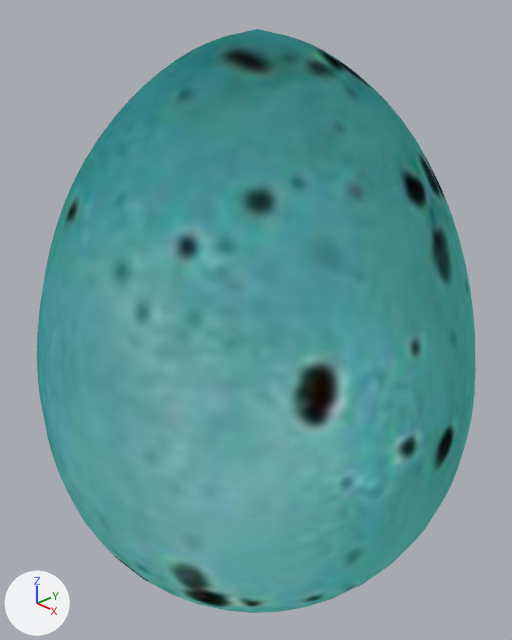
Two versions of the Blender file EGGS_/egg4.blend, one commit apart.
One viewpoint serves both versions: a 50 mm camera at (3.3, -3.12, 2.43) aimed at (-0.04, 0.03, 0.25). Arrows for +X, +Y and +Z are at lower left; the lights stay in place.
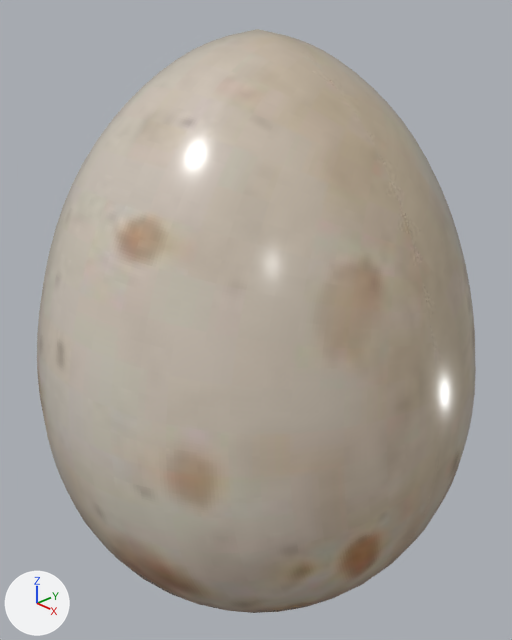
Pixel boxes [x1, y1, x2, y2] of what changed, in the pictures (512 x 640 px):
'Sphere.001', surface changed: [37, 29, 476, 613] in both

What changed in the scene script:
```text
Add img_egg_14_jpg:
    img_egg_14_jpg = load_image('egg_14.jpg', 'textures/egg_14.jpg', 512, 512, 'sRGB')
Change mat_material_001_egg_sphere3_jpg:
    add n1 = _N.new('ShaderNodeOutputMaterial'); n1.name = 'Material Output'
    add n2 = _N.new('ShaderNodeBsdfPrincipled'); n2.name = 'Principled BSDF'
    add n2.distribution = 'GGX'
    add n2.subsurface_method = 'RANDOM_WALK_SKIN'
    add n2.inputs[2].default_value = 0.232  # 'Roughness'
    add n2.inputs[13].default_value = 0.432  # 'Specular IOR Level'
    where n0 = _N.new('ShaderNodeTexImage'); n0.name = 'Image Texture'
    n0.image: img_egg_15_jpg -> img_egg_14_jpg
    n0.interpolation: 'Smart' -> 'Closest'
    remove n1 = _N.new('ShaderNodeOutputMaterial'); n1.name = 'Material Output'
    remove _L.new(n0.outputs[0], n1.inputs[0])  # 'Color' to 'Surface'
    add _L.new(n0.outputs[0], n2.inputs[0])  # 'Color' to 'Base Color'
    add _L.new(n2.outputs[0], n1.inputs[0])  # 'BSDF' to 'Surface'
```
